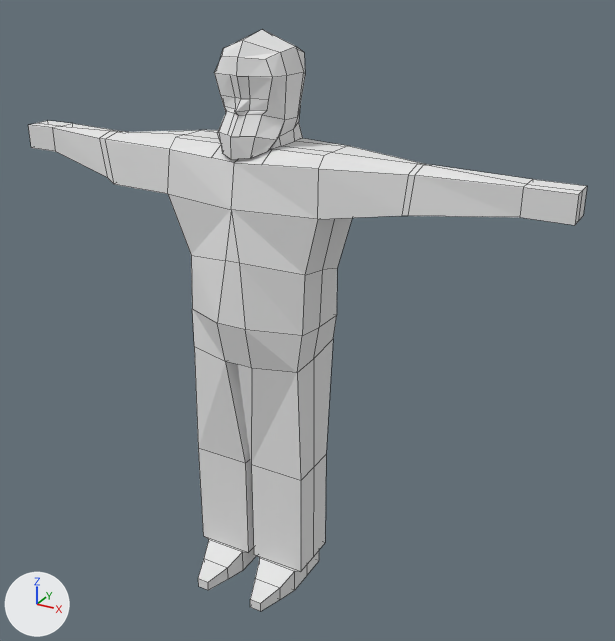
One commit to the Blender file Assets/Blenders/main_anim_plus.blend: the scene before it, then after it.
One viewpoint serves both versions: a 50 mm lens placed at (6.62, -10.28, 4.49), pointed at (0.71, 0.47, -0.89). Lighting does not change. The marker at lower left points along +X, +Y and +Z. Mesh edges are drawn as thin lines.
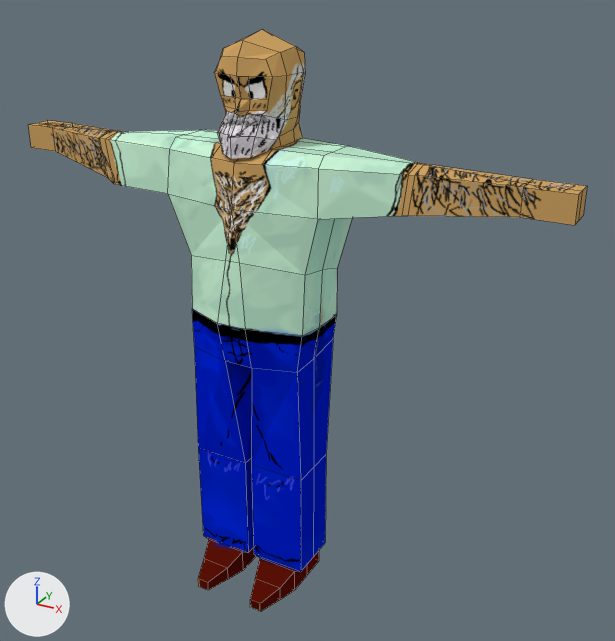
Location of each change, [x1, y1, x2, y2] in pixels of the pictures (615 x 641 px; the box of a moved part takes in the faces that stretch with it):
'Cube', surface changed, reshaped
    both: [28, 30, 587, 611]
part 1 of me_cube, moved or reshaped
    before: [217, 323, 252, 460]
    after: [217, 323, 252, 368]

Patch to the scene script:
```diff
--- a/Assets/Blenders/main_anim_plus.blend.py
+++ b/Assets/Blenders/main_anim_plus.blend.py
@@ img_bear_texture_png @@
+img_bear_texture_png = load_image('Bear_Texture.png', '../Materials/Bear_Texture.png', 1024, 1024, 'sRGB')
@@ mat_material @@
 mat_material = diffuse_material('Material')
-mat_material.base_color = (0.8, 0.8, 0.8)  # white #e7e7e7
+mat_material.texture = img_bear_texture_png
@@ me_cube @@
 # used by ob_cube; location = (0.0, 0.0, 0.0)
 # verts and faces of me_cube; kept vertices keep their numbers, new ones are numbered from 244
 # before: 9 (0.01, 0.9, -1.33), 11 (0.26, -0.48, -1.41) at pixel (251, 368), 25 (0.01, 0.25, -1.41), 37 (0.06, 0.59, -3.33), 38 (0.06, -0.28, -3.33) at pixel (251, 464)
 # before: 39 (0.06, 0.15, -3.33), 46 (0.0, 0.9, -1.33), 47 (-0.22, -0.48, -1.41) at pixel (225, 361), 54 (0.0, 0.25, -1.41), 164 (0.26, -0.64, -0.71) at pixel (245, 329)
 # before: 165 (-0.24, -0.64, -0.71) at pixel (217, 323), 243 (0.0, -0.48, -1.41) at pixel (237, 364)
-me_cube.from_pydata(...)  # 244 vertices, 231 faces; spans x -4.5..4.64, y -1.0..1.04, z -5.61..3.42
+me_cube.from_pydata(...)  # 242 vertices, 232 faces; spans x -4.5..4.64, y -1.0..1.04, z -5.61..3.42
+# me_cube part 1
+delete_vertices([25, 243])  # with the faces that use them
+faces += [(11, 47, 54), (9, 37, 39, 54, 46), (11, 164, 165, 47), (11, 54, 39, 38)]
```
